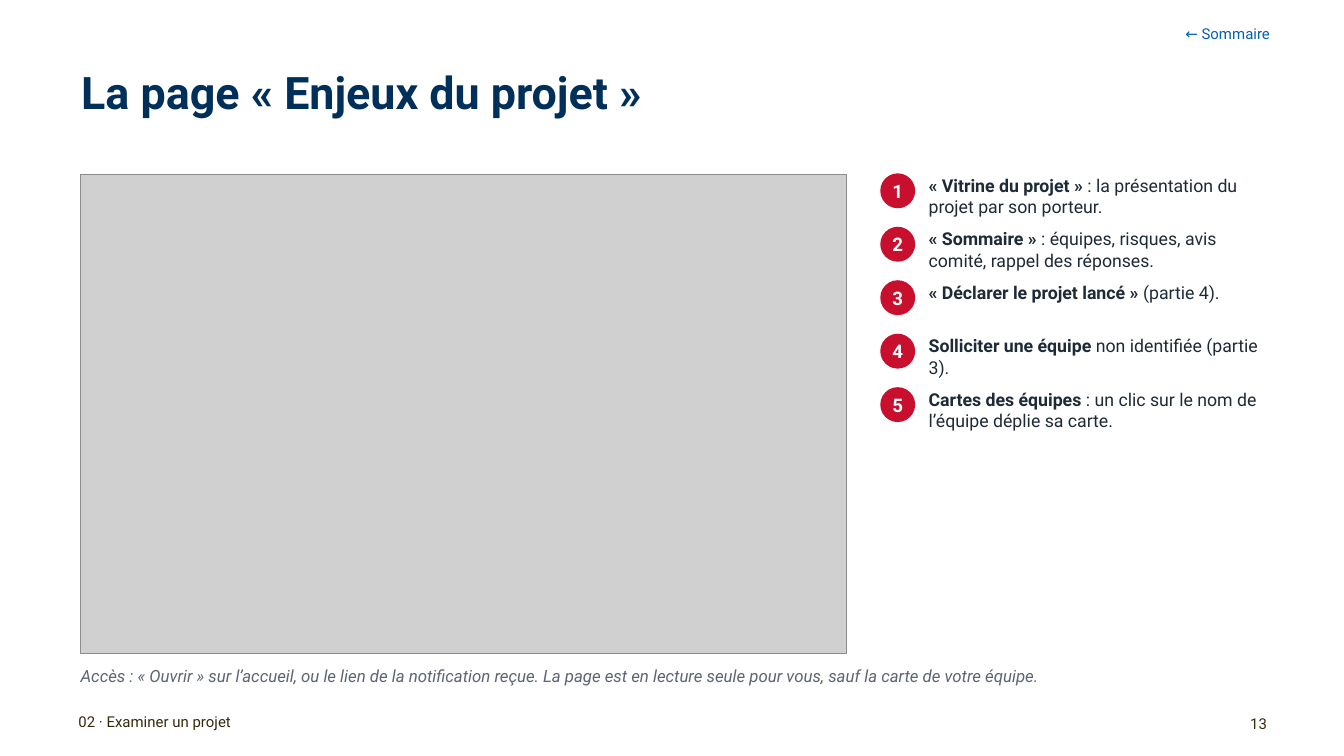
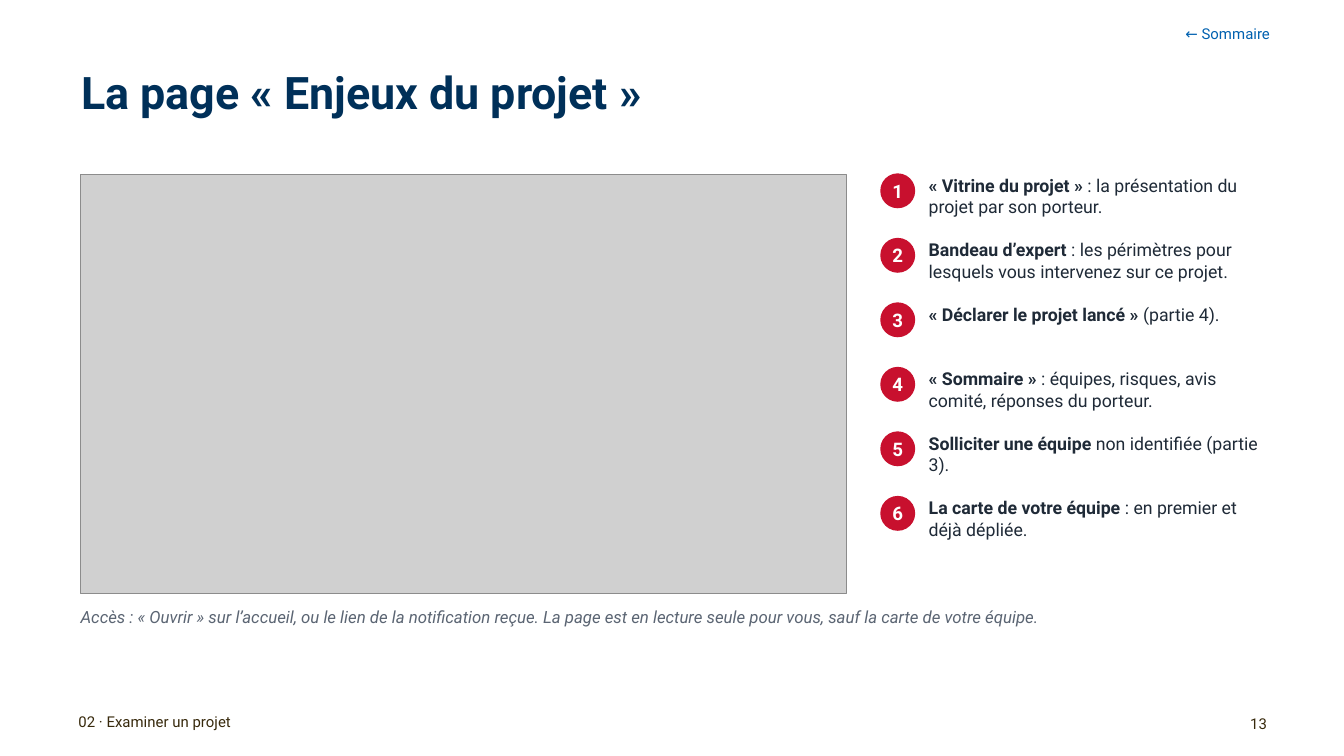
Before and after one commit to antoinelmariel-ux/ProjectNavigator, a slide deck: slide 13 of docs/Project Navigator_ Manuel SME.pptx. Drawn at 1344x756 pixels with LibreOffice and Linux fonts; fonts in the diff are those of the drawing; grey boxes stand for pictures; background and template pictures are left out. Boxes give left, top, right and bottom in pixels: in the first picture for what was removed or moved away, otherwise in the second. Text is boxed around its words. In the diff, an @@ line names an element or a change of style, - is before the commit and + after.

```diff
--- a/docs/Project Navigator_ Manuel SME.pptx
+++ b/docs/Project Navigator_ Manuel SME.pptx
@@ picture: place and size @@
-picture at (81,175,847,653)
+picture at (81,175,847,594)
@@ ellipse "2": place and size @@
-ellipse "2" at (880,227,915,262)
+ellipse "2" at (880,238,915,273)
@@ text at (929,242,1232,282): text changed @@
-« Sommaire » : équipes, risques, avis comité, rappel des réponses.
+Bandeau d’expert : les périmètres pour lesquels vous intervenez sur ce projet.
@@ ellipse "3": place and size @@
-ellipse "3" at (880,281,915,316)
+ellipse "3" at (880,302,915,337)
@@ text "« Déclarer le projet lancé ...": place and size @@
-text "« Déclarer le projet lancé ..." at (942,285,1220,303)
+text "« Déclarer le projet lancé ..." at (942,307,1220,325)
@@ ellipse "4": place and size @@
-ellipse "4" at (880,333,915,368)
+ellipse "4" at (880,367,915,402)
@@ text added at (929,371,1217,411), 9.5 pt, text #1F2A37 @@
+« Sommaire » : équipes, risques, avis comité, réponses du porteur.
@@ text removed at (929,392,1256,431) @@
-Cartes des équipes : un clic sur le nom de l’équipe déplie sa carte.
@@ ellipse "5": place and size @@
-ellipse "5" at (880,387,915,422)
+ellipse "5" at (880,431,915,466)
@@ text "Solliciter une équipe non identifiée ...": place and size @@
-text "Solliciter une équipe non identifiée ..." at (929,338,1257,378)
+text "Solliciter une équipe non identifiée ..." at (929,436,1257,475)
@@ ellipse added at (880,496,915,531), fill #C8102E, 10 pt, text #FFFFFF, bold @@
+6
@@ text added at (929,500,1237,540), 9.5 pt, text #1F2A37 @@
+La carte de votre équipe : en premier et déjà dépliée.
@@ text "Accès : « Ouvrir » ...": place and size @@
-text "Accès : « Ouvrir » ..." at (81,669,1038,686)
+text "Accès : « Ouvrir » ..." at (81,610,1038,627)
```
Also in this commit, not shown: 4 other slides changed, 1 slide added.
